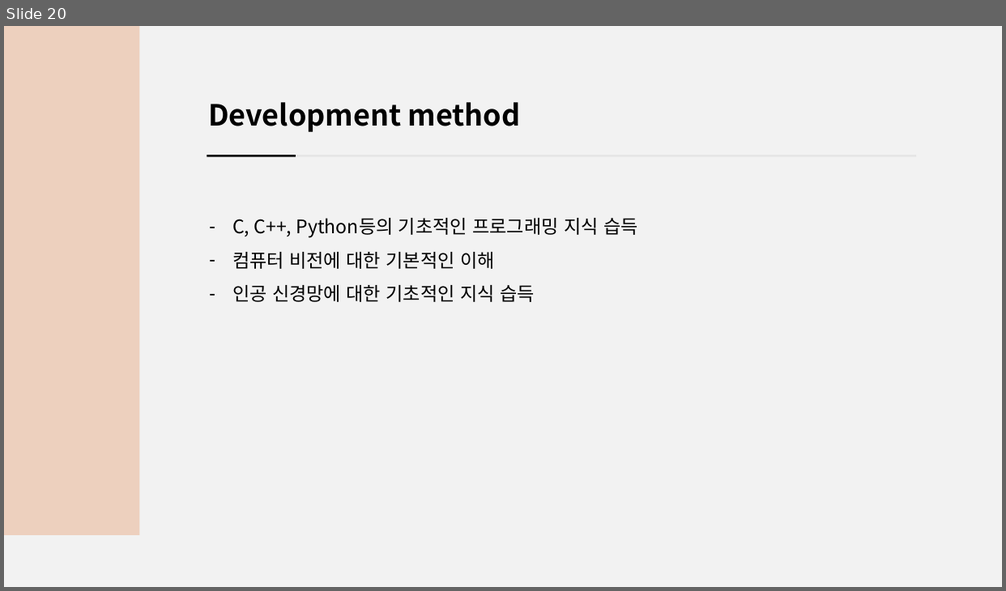
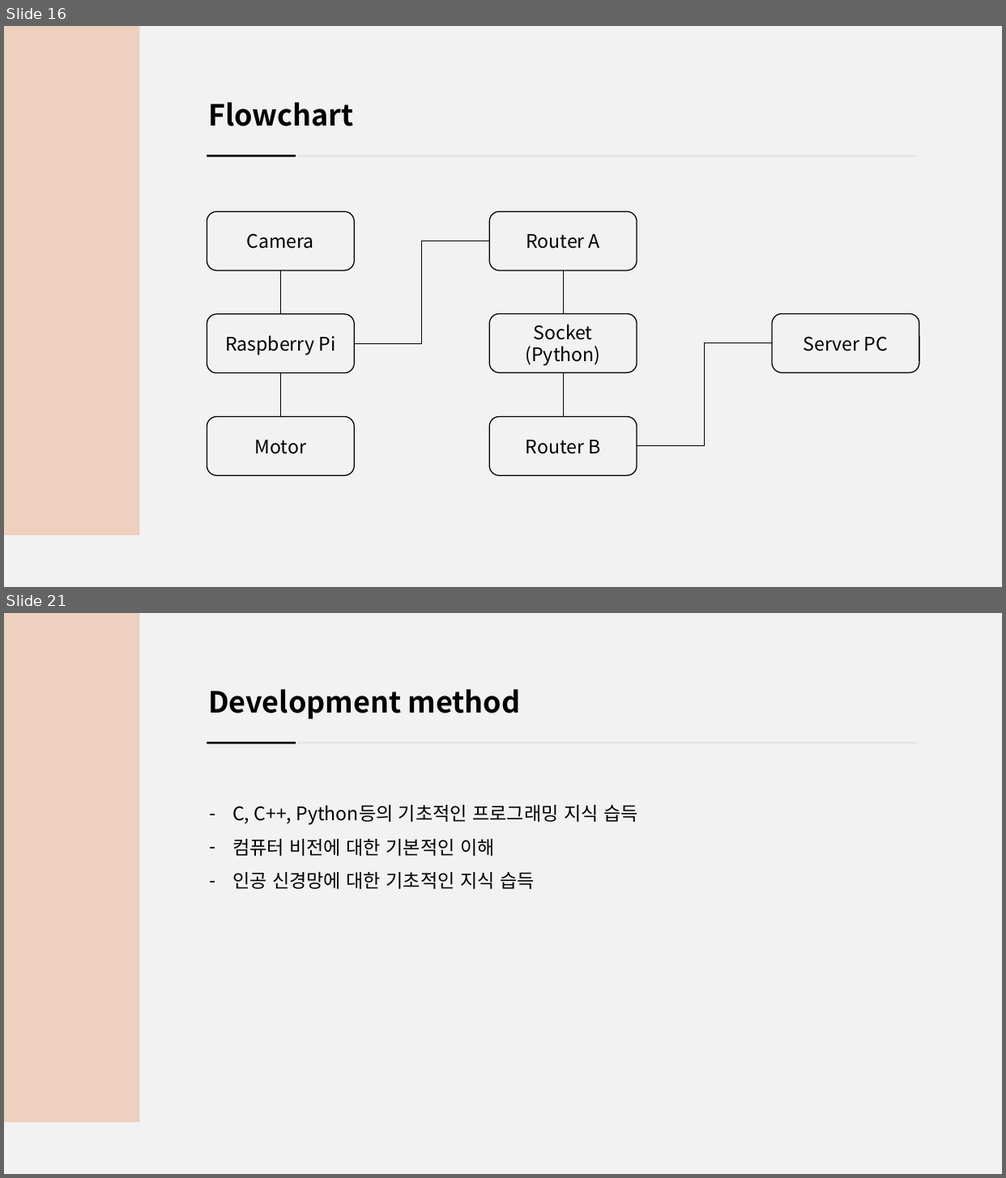
Before and after one commit to jsotouto/ICARUS, a slide deck: ICARUS 최종(일껄).pptx. Shown one above the other, each under a label of ours: slide 20 before the commit, slides 16 and 21 after it; the slides between them are not shown. The pictures are 1006x591 and 1006x1178 pixels, drawn with LibreOffice and Linux fonts; fonts in the diff are those of the drawing. Boxes give left, top, right and bottom in pixels: in the first picture for what was removed or moved away, otherwise in the second. Text is boxed around its words. In the diff, an @@ line names an element or a change of style, - is before the commit and + after.

```diff
--- a/ICARUS 최종(일껄).pptx
+++ b/ICARUS 최종(일껄).pptx
@@ slide 16 added at bbox=[4, 26, 1002, 587], background #F2F2F2 @@
@@ rectangle added at bbox=[4, 26, 139, 535], fill #EDD0BE @@
@@ text added at bbox=[208, 102, 353, 126], 28 pt, text #000000, bold @@
+Flowchart
@@ line added from (206, 156) to (917, 156), #E5E5E5 2 pt @@
@@ line added from (206, 156) to (296, 156), #000000 2 pt @@
@@ rounded rectangle added at bbox=[206, 211, 355, 271], outline #000000 1 pt, 18 pt, text #000000 @@
+Camera
@@ rounded rectangle added at bbox=[490, 211, 637, 271], outline #000000 1 pt, 18 pt, text #000000 @@
+Router A
@@ elbow line added from (355, 344) to (490, 241), #000000 0.5 pt @@
@@ line added from (280, 271) to (280, 314), #000000 0.5 pt @@
@@ line added from (563, 271) to (563, 314), #000000 0.5 pt @@
@@ rounded rectangle added at bbox=[206, 314, 355, 373], outline #000000 1 pt, 18 pt, text #000000 @@
+Raspberry Pi
@@ rounded rectangle added at bbox=[490, 314, 637, 373], outline #000000 1 pt, 18 pt, text #000000 @@
+Socket
+(Python)
@@ rounded rectangle added at bbox=[772, 314, 919, 373], outline #000000 1 pt, 18 pt, text #000000 @@
+Server PC
@@ elbow line added from (637, 446) to (772, 344), #000000 0.5 pt @@
@@ line added from (280, 373) to (280, 416), #000000 0.5 pt @@
@@ line added from (563, 373) to (563, 416), #000000 0.5 pt @@
@@ rounded rectangle added at bbox=[206, 416, 355, 476], outline #000000 1 pt, 18 pt, text #000000 @@
+Motor
@@ rounded rectangle added at bbox=[490, 416, 637, 476], outline #000000 1 pt, 18 pt, text #000000 @@
+Router B
@@ what was slide 20 is now slide 21 @@
```
Also in this commit, not shown: 18 slides changed, 1 other slide added, 3 slides removed, 2 other files.
